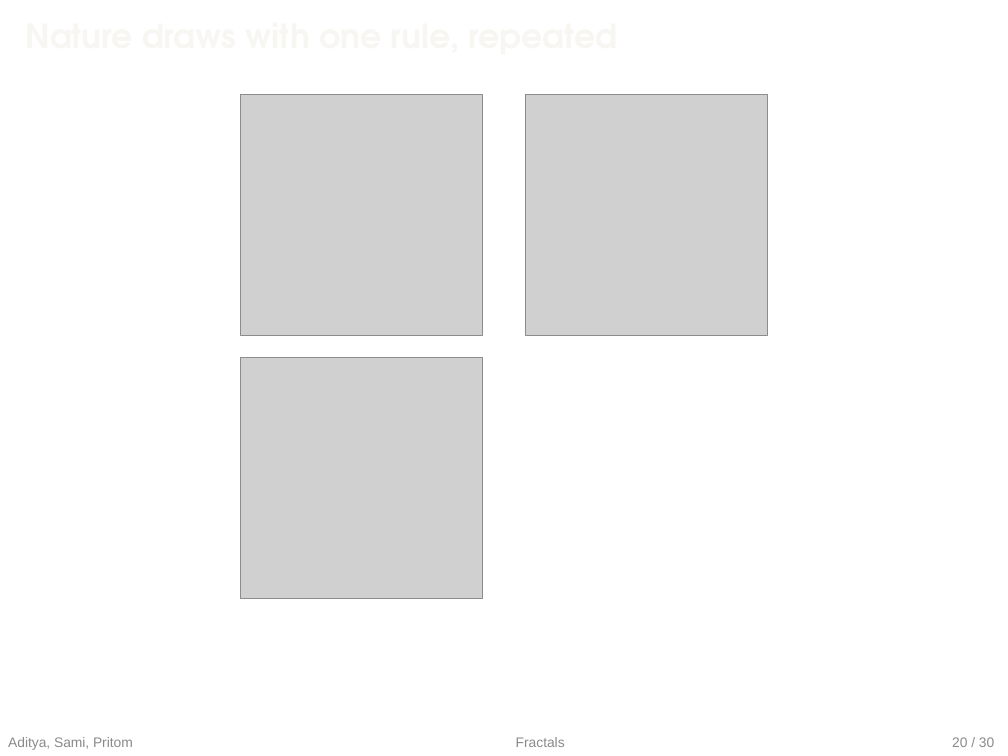
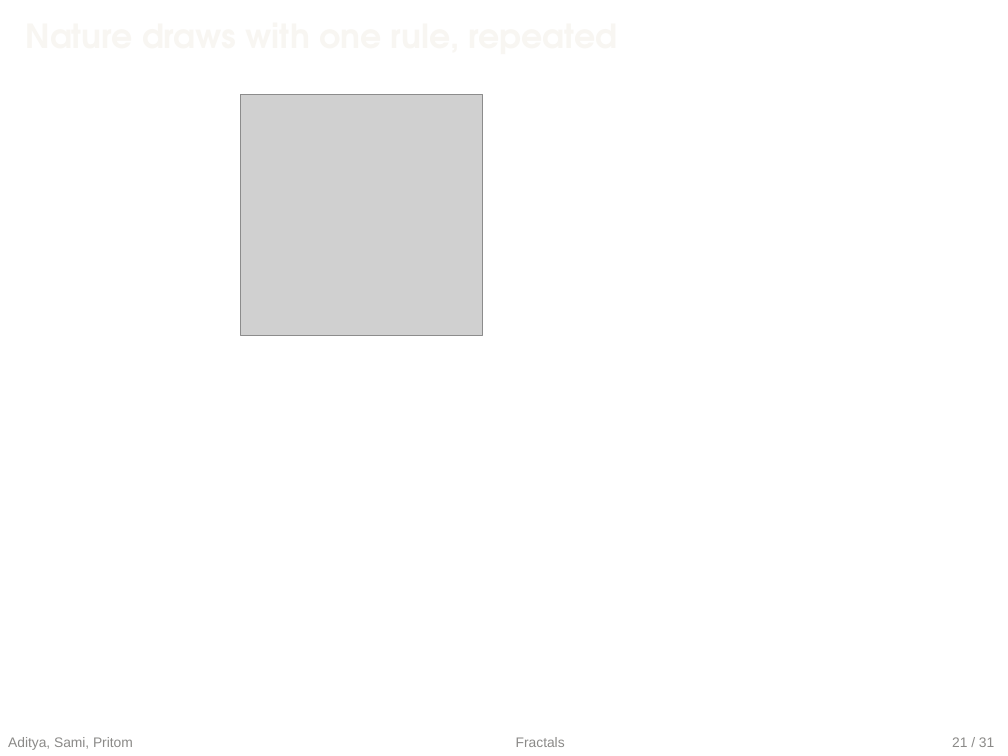
Before and after one commit to eh-Sami/CSE-200-Presentation, a slide deck: slide 68 of combined/main-editable.pptx. Drawn at 1008x756 pixels with LibreOffice and Linux fonts; fonts in the diff are those of the drawing; grey boxes stand for pictures; background and template pictures are left out. Boxes give left, top, right and bottom in pixels: in the first picture for what was removed or moved away, otherwise in the second. Text is boxed around its words. In the diff, an @@ line names an element or a change of style, - is before the commit and + after.

```diff
--- a/combined/main-editable.pptx
+++ b/combined/main-editable.pptx
@@ picture removed at (525,95,767,336) @@
@@ picture removed at (240,357,482,598) @@
@@ text at (952,737,994,747): text changed @@
-20 / 30
+21 / 31
```
Also in this commit, not shown: 87 other slides changed, 16 slides added, 14 slides removed, 9 other files.
